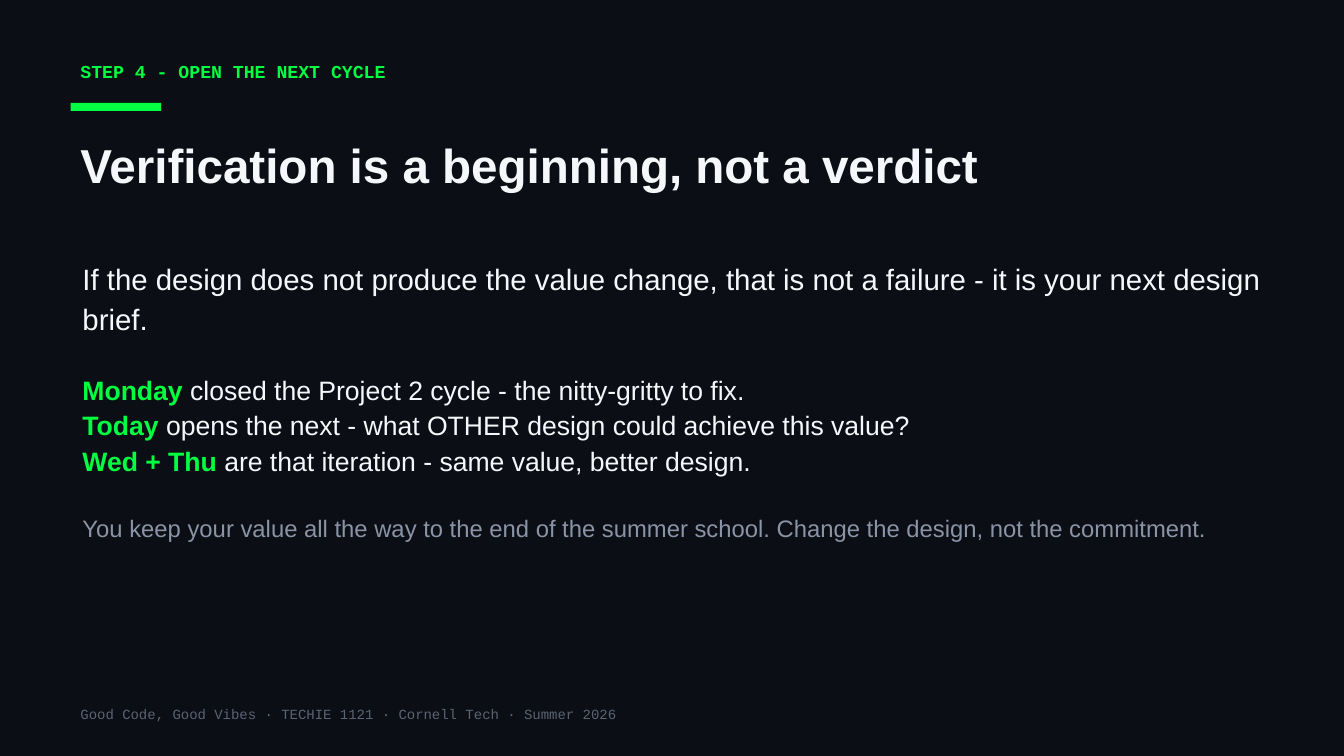
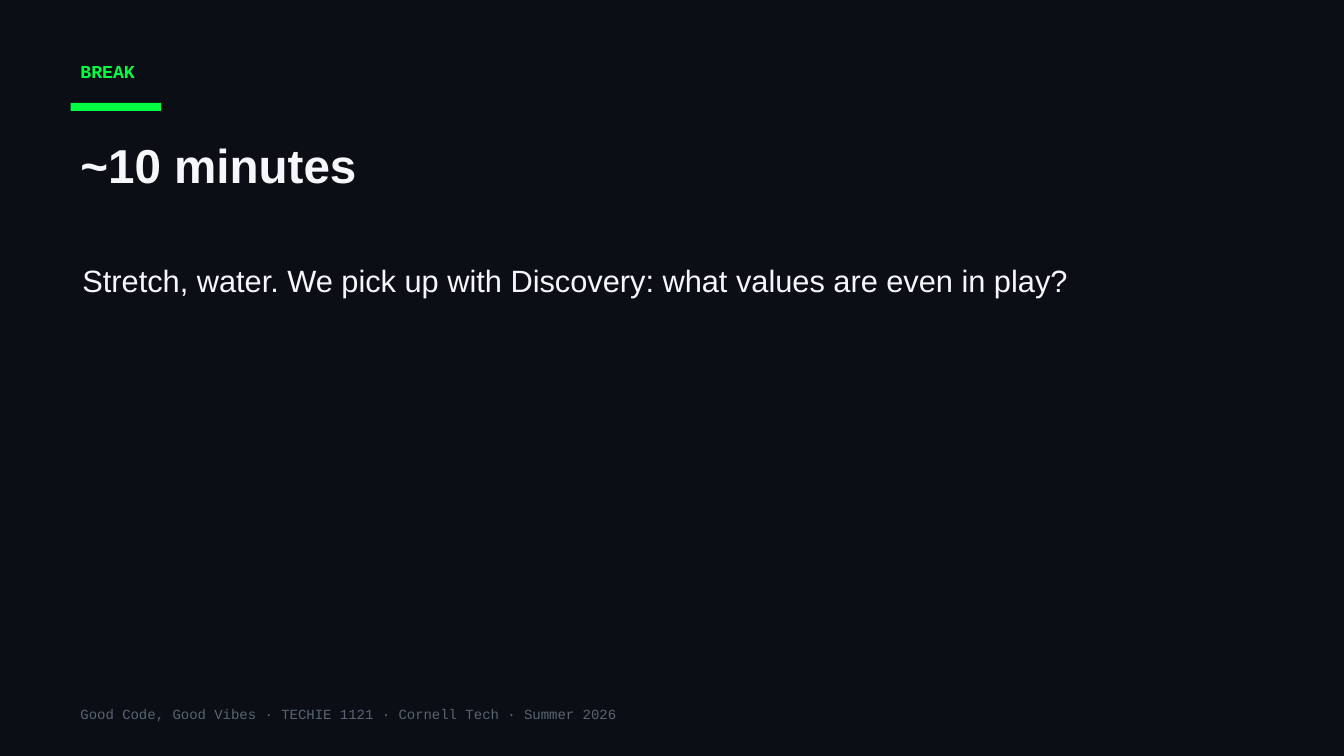
Before and after one commit to Cornell-Tech-Vibe-Coding-Summer-2026/website, a slide deck: slide 10 of slides/Week3-Tue-User-Testing-II.pptx (slide 13 before the commit). Drawn at 1344x756 pixels with LibreOffice and Linux fonts; fonts in the diff are those of the drawing. Boxes give left, top, right and bottom in pixels: in the first picture for what was removed or moved away, otherwise in the second. Text is boxed around its words. In the diff, an @@ line names an element or a change of style, - is before the commit and + after.

```diff
--- a/slides/Week3-Tue-User-Testing-II.pptx
+++ b/slides/Week3-Tue-User-Testing-II.pptx
@@ text at bbox=[80, 66, 134, 78]: text changed @@
-STEP 4 - OPEN THE NEXT CYCLE
+BREAK
@@ text at bbox=[80, 148, 356, 184]: text changed @@
-Verification is a beginning, not a verdict
+~10 minutes
@@ text at bbox=[82, 269, 1068, 297]: text changed; size 19 to 22 pt @@
-If the design does not produce the value change, that is not a failure - it is your next design brief.
-Monday closed the Project 2 cycle - the nitty-gritty to fix.
-Today opens the next - what OTHER design could achieve this value?
-Wed + Thu are that iteration - same value, better design.
-You keep your value all the way to the end of the summer school. Change the design, not the commitment.
+Stretch, water. We pick up with Discovery: what values are even in play?
```
Also in this commit, not shown: 14 other slides changed, 16 slides added, 3 slides removed, 12 other files.
